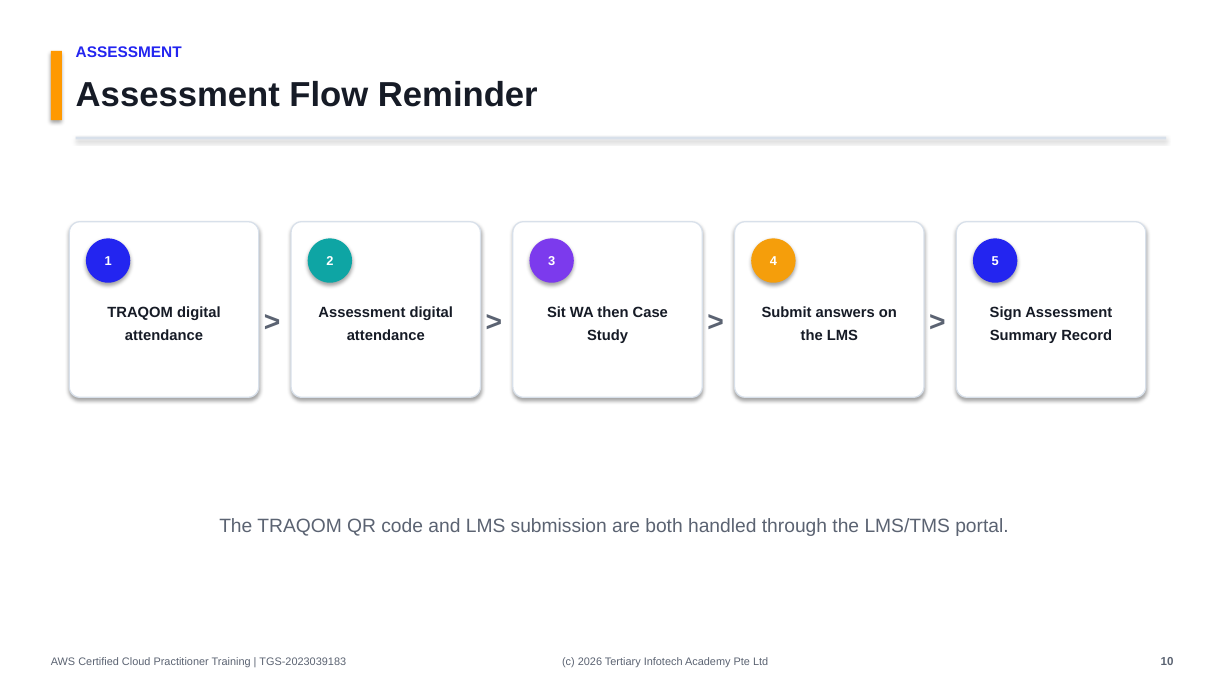
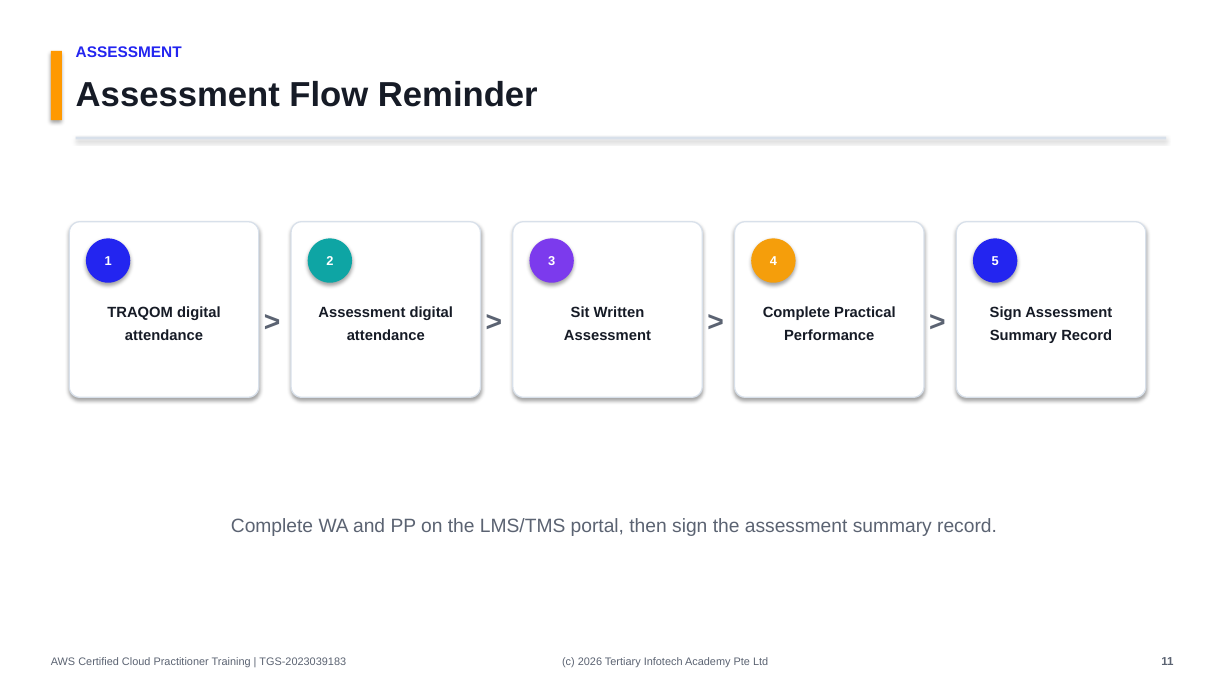
Before and after one commit to tertiarycourses/TGS-2023039183-AWS-Certified-Cloud-Practitioner-Training, a slide deck: slide 11 of courseware/AWS Certified Cloud Practitioner Training-v1.pptx (slide 10 before the commit). Drawn at 1232x693 pixels with LibreOffice and Linux fonts; fonts in the diff are those of the drawing. Boxes give left, top, right and bottom in pixels: in the first picture for what was removed or moved away, otherwise in the second. Text is boxed around its words. In the diff, an @@ line names an element or a change of style, - is before the commit and + after.

```diff
--- a/courseware/AWS Certified Cloud Practitioner Training-v1.pptx
+++ b/courseware/AWS Certified Cloud Practitioner Training-v1.pptx
@@ text at <box>564,306,651,340</box>: text changed @@
-Sit WA then Case
-Study
+Sit Written
+Assessment
@@ text at <box>763,306,896,340</box>: text changed @@
-Submit answers on
-the LMS
+Complete Practical
+Performance
@@ text at <box>231,518,997,536</box>: text changed @@
-The TRAQOM QR code and LMS submission are both handled through the LMS/TMS portal.
+Complete WA and PP on the LMS/TMS portal, then sign the assessment summary record.
@@ text at <box>1161,657,1173,665</box>: text changed @@
-10
+11
```
Also in this commit, not shown: 49 other slides changed, 1 slide added, 5 other files.
